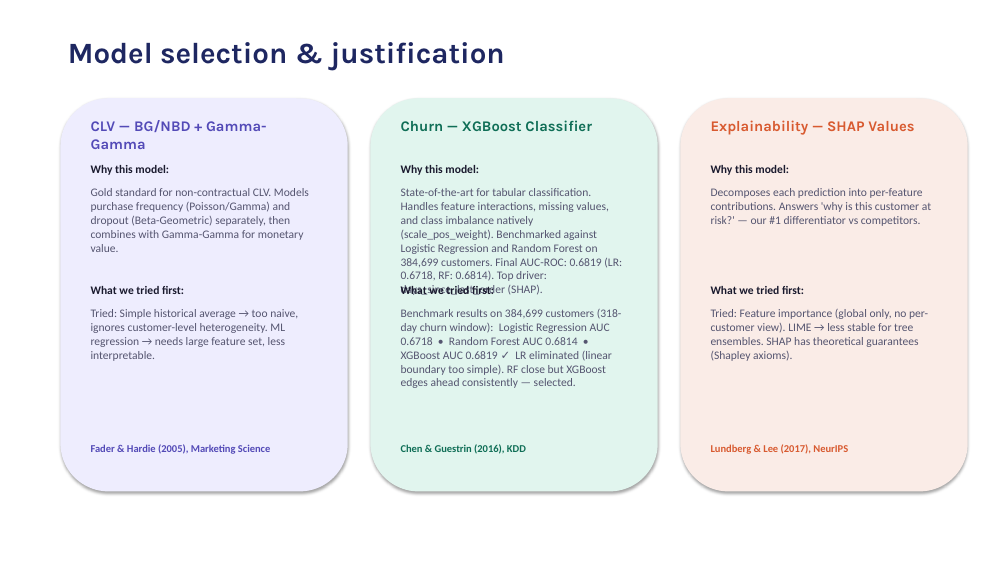
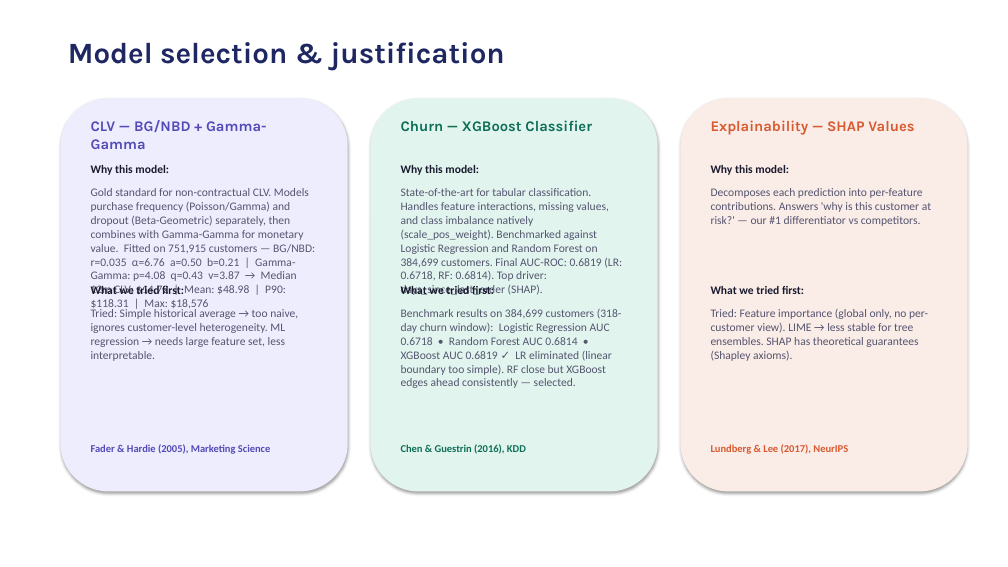
Before and after one commit to giulia-bono/retentioniq, a slide deck: slide 4 of RetentionIQ_Technical_Deck.pptx. Drawn at 1008x567 pixels with LibreOffice and Linux fonts; fonts in the diff are those of the drawing. Boxes give left, top, right and bottom in pixels: in the first picture for what was removed or moved away, otherwise in the second. Text is boxed around its words. In the diff, an @@ line names an element or a change of style, - is before the commit and + after.

```diff
--- a/RetentionIQ_Technical_Deck.pptx
+++ b/RetentionIQ_Technical_Deck.pptx
@@ text at box(91, 188, 315, 311): text changed @@
-Gold standard for non-contractual CLV. Models purchase frequency (Poisson/Gamma) and dropout (Beta-Geometric) separately, then combines with Gamma-Gamma for monetary value.
+Gold standard for non-contractual CLV. Models purchase frequency (Poisson/Gamma) and dropout (Beta-Geometric) separately, then combines with Gamma-Gamma for monetary value. Fitted on 751,915 customers — BG/NBD: r=0.035 α=6.76 a=0.50 b=0.21 | Gamma-Gamma: p=4.08 q=0.43 v=3.87 → Median 12m CLV: $14.72 | Mean: $48.98 | P90: $118.31 | Max: $18,576
```
Also in this commit, not shown: 6 other slides changed, 2 other files.
